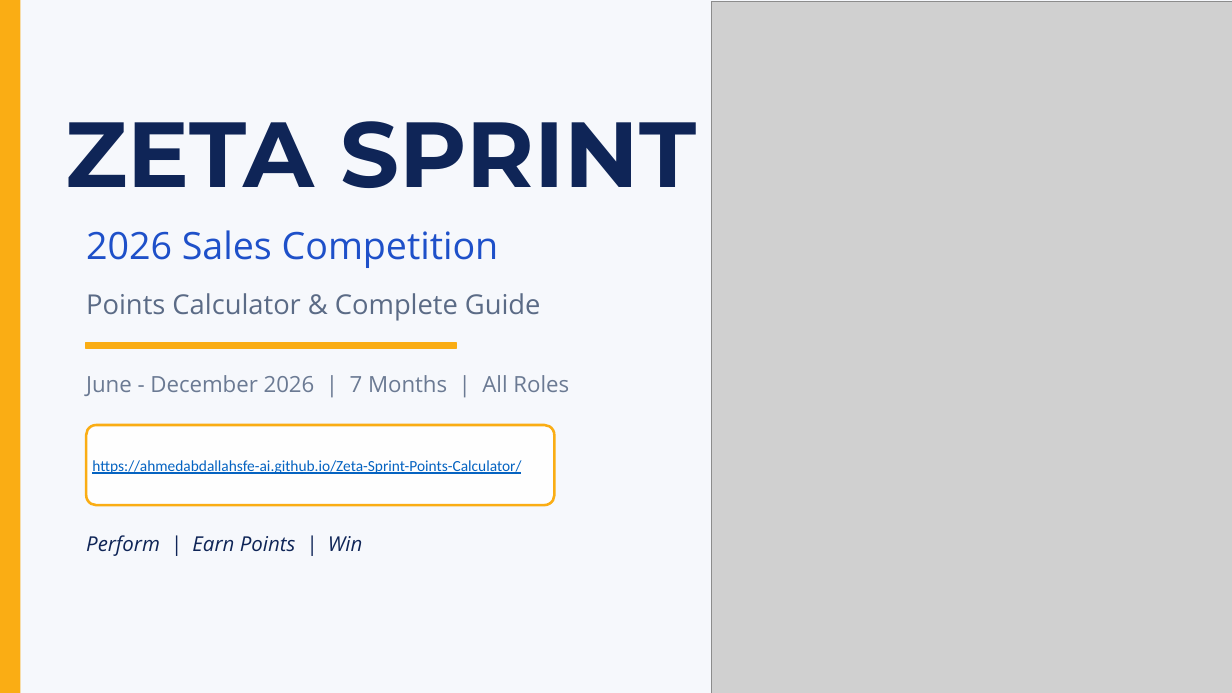
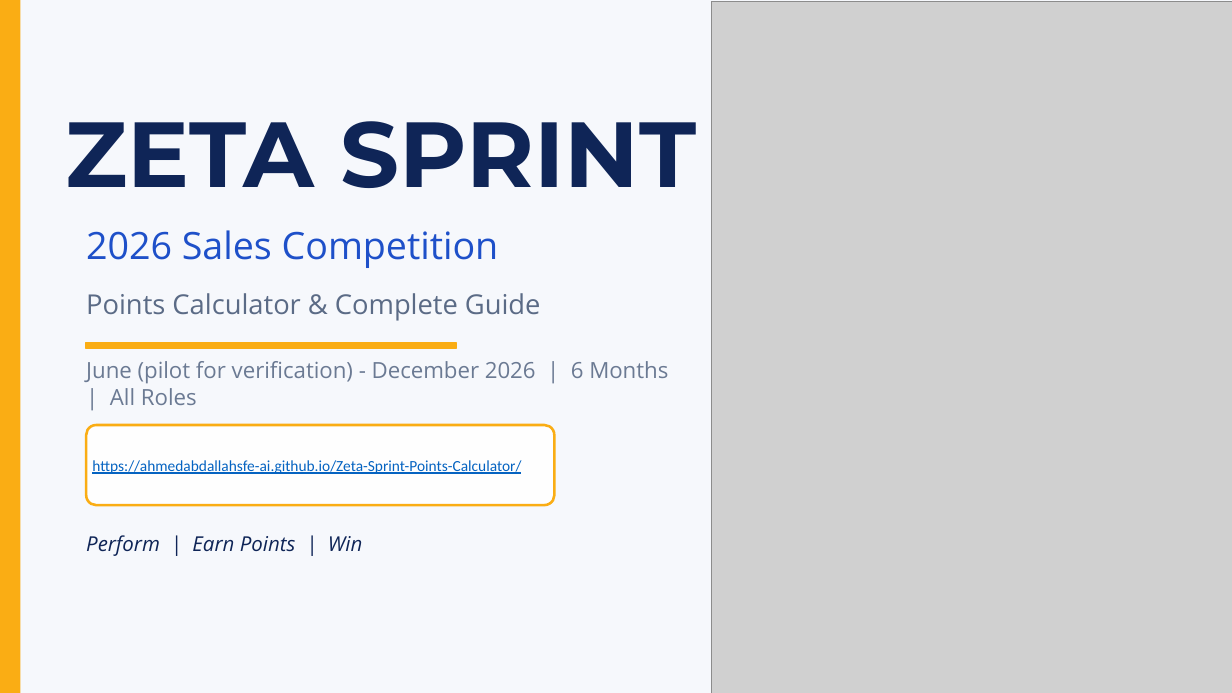
Before and after one commit to ahmedabdallahsfe-ai/zeta-intel-dashboard, a slide deck: slide 1 of zeta sprint/Zeta_Sprint_2026_Complete.pptx. Drawn at 1232x693 pixels with LibreOffice and Linux fonts; fonts in the diff are those of the drawing; grey boxes stand for pictures. Boxes give left, top, right and bottom in pixels: in the first picture for what was removed or moved away, otherwise in the second. Text is boxed around its words. In the diff, an @@ line names an element or a change of style, - is before the commit and + after.

```diff
--- a/zeta sprint/Zeta_Sprint_2026_Complete.pptx
+++ b/zeta sprint/Zeta_Sprint_2026_Complete.pptx
@@ text at <box>86,361,668,405</box>: text changed @@
-June - December 2026 | 7 Months | All Roles
+June (pilot for verification) - December 2026 | 6 Months | All Roles
```
Also in this commit, not shown: 2 other slides changed, 51 other files.
